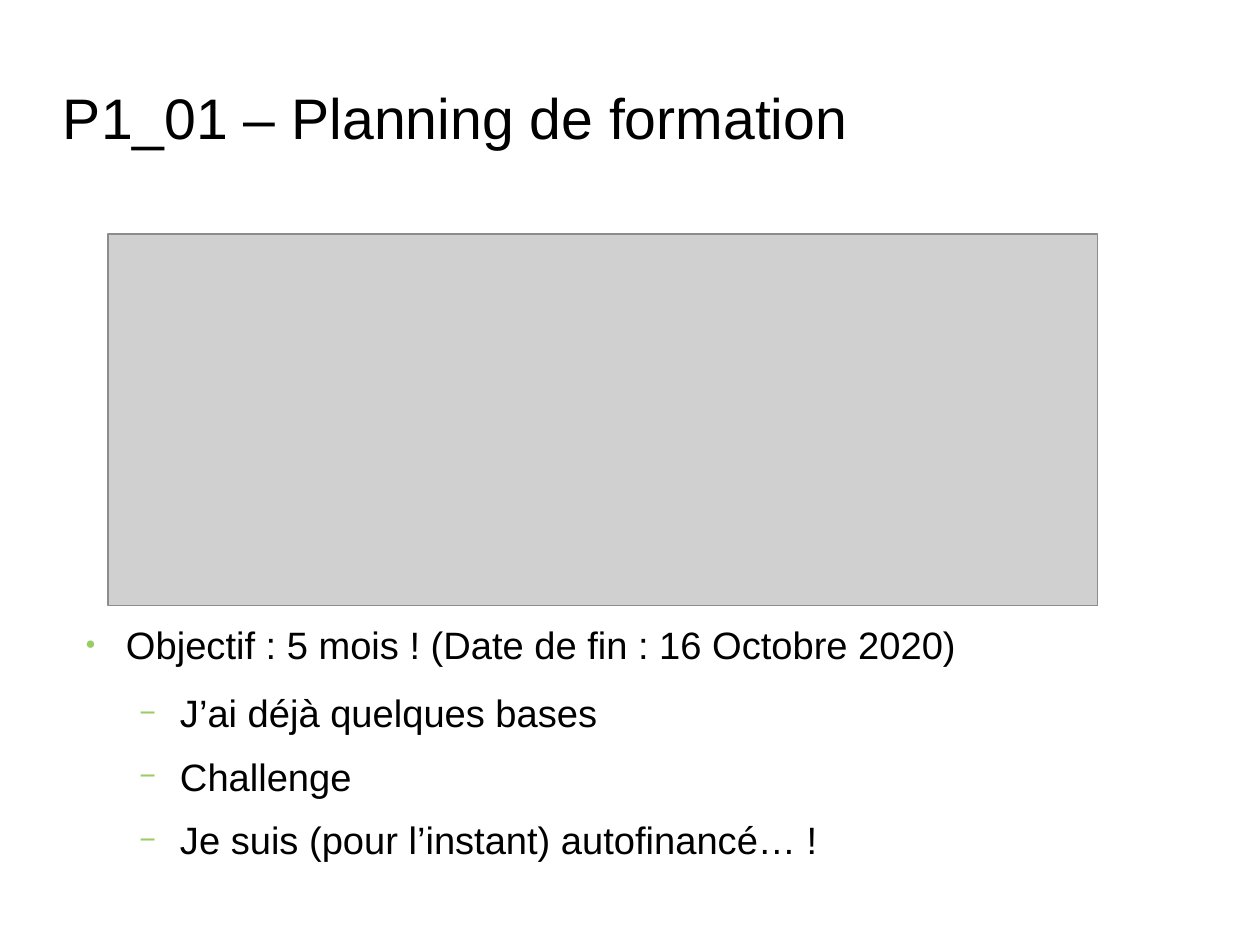
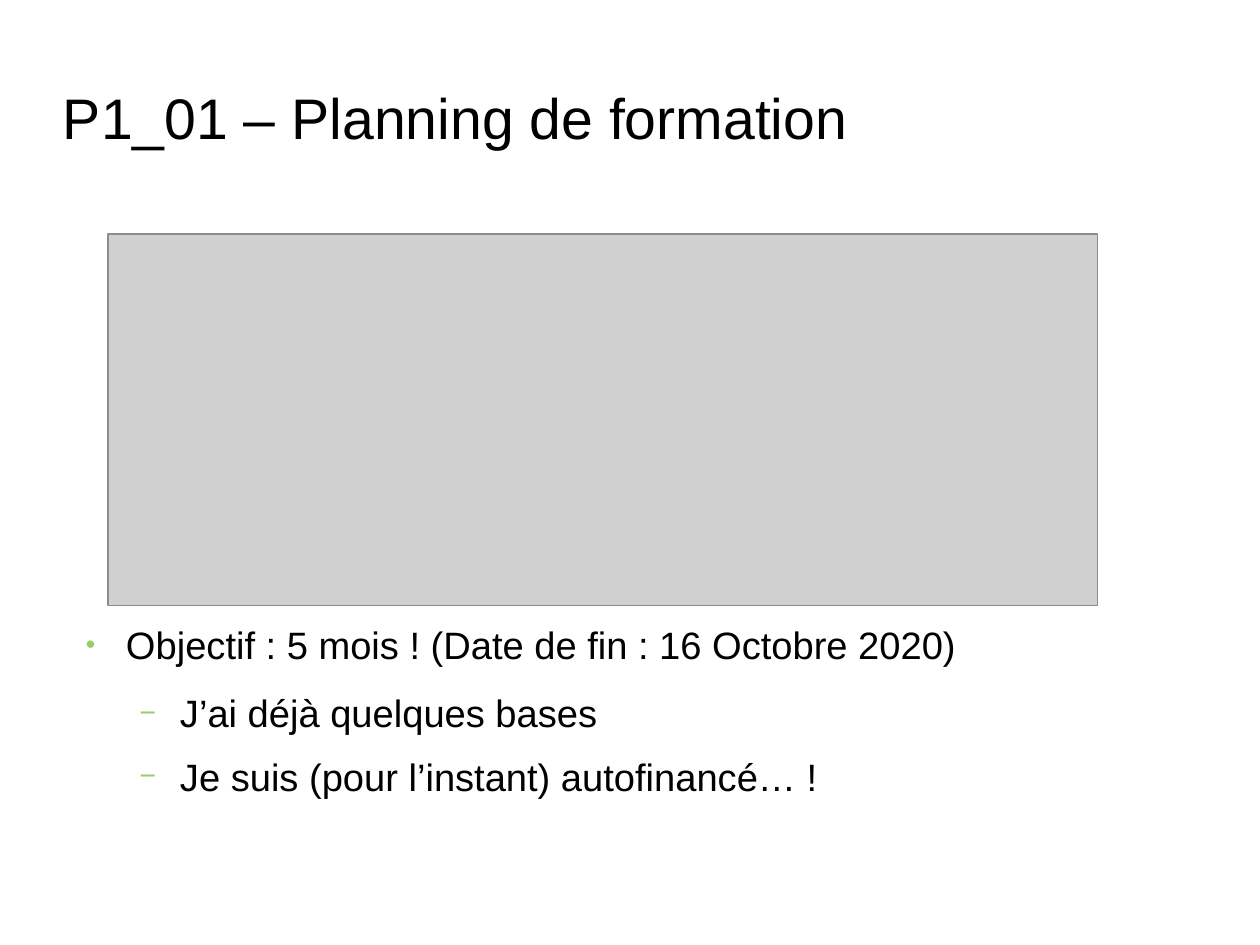
Before and after one commit to RomainSire/OC-P1-Quotidien-Dev-Web, a slide deck: slide 5 of P1_00_Présentation.odp (slide 4 before the commit). Drawn at 1260x945 pixels with LibreOffice and Linux fonts; fonts in the diff are those of the drawing; grey boxes stand for pictures; background and template pictures are left out. Boxes give left, top, right and bottom in pixels: in the first picture for what was removed or moved away, otherwise in the second. Text is boxed around its words. In the diff, an @@ line names an element or a change of style, - is before the commit and + after.

```diff
--- a/P1_00_Présentation.odp
+++ b/P1_00_Présentation.odp
@@ text at bbox=[180, 763, 352, 799]: paragraph removed @@
-  − Challenge
```
Also in this commit, not shown: 8 other slides changed, 1 slide added.
